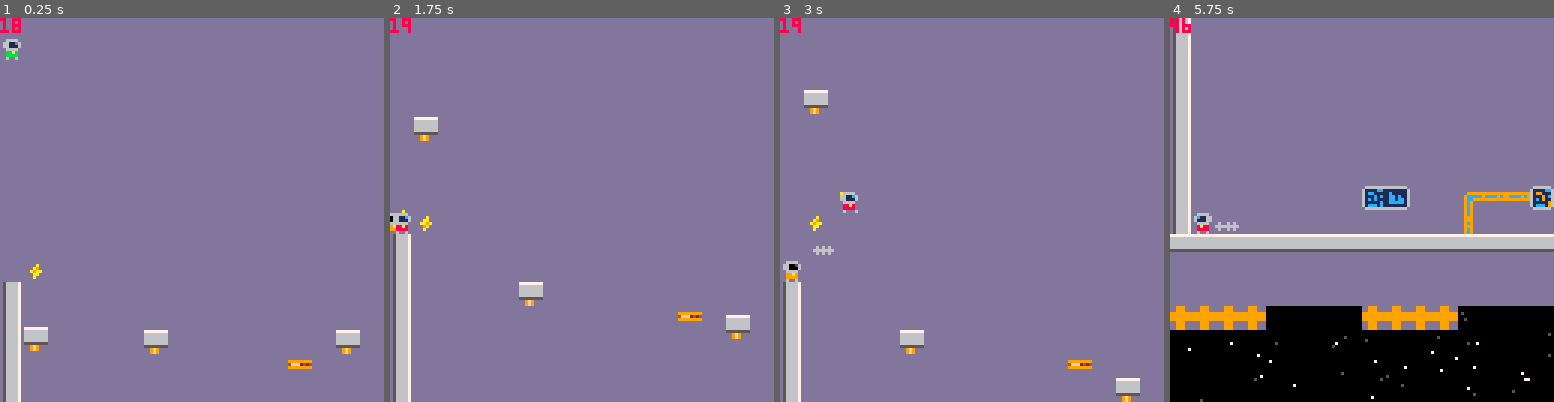
Above: before the commit, frames 1-4 (left to right).
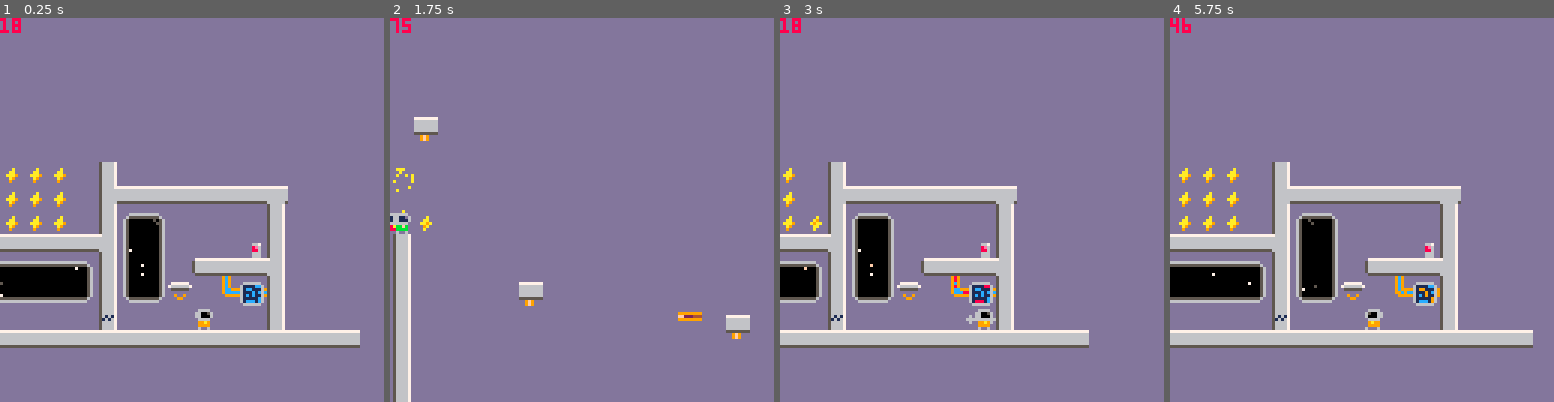
Above: after the commit, the same moments.

Repository: jgradim/gameoff-2020
Game: PICO-8 cartridge moonshot.p8
Same seed, same stepped clock (60 frames per second), same inputs: the game is played once before the commit and once after it.
Inputs:
- Up to frame 1 (0.25 s): no input
- Up to frame 2 (1.75 s): tap X (X key) at 0.33, 1.07 s; tap O (Z key) at 0.7, 1.7 s; hold Right from 1.6 s (still down)
- Up to frame 3 (3 s): tap X (X key) at 1.85, 2.97 s; release Right at 2.1 s; tap O (Z key) at 2.1, 2.5, 2.9 s; hold Up 2.15-2.42 s; hold Right from 2.47 s (still down)
- Up to frame 4 (5.75 s): release Right at 3.03 s; hold Left 3.08-3.58 s; tap O (Z key) every 0.4 s from 3.3 to 5.7 s; hold Down 3.63-3.97 s; hold Right 4.02-4.68 s; tap X (X key) at 4.08, 5.2 s; hold Up 4.73-5.03 s; hold Left 5.08-5.68 s; hold Down from 5.73 s (still down)

The runs differ from the first frame. In frame 1, 19% of the frame differs, in the area x 0-92%, y 5-100%; in frame 2, 0.3%; in frame 3, 17%; in frame 4, 42%, in the area x 0-100%, y 0-100%.

Commit message:
player config overrides, updated spritesheet

Diff:
--- a/moonshot.p8
+++ b/moonshot.p8
@@ -107,9 +107,16 @@
 
  --characters
  playerlikes={
+  init_player(
+   jump,
+   {1,0,12,5,8,9},
+   {x=60*8,y=28*8}
+  ),
   init_player(double_jump),
-  init_player(jump,{1,0,12,5,8,9}),
-  init_player(glide,{8,11,10,15,12,13}),
+  init_player(
+   glide,
+   {8,11,10,15,12,13}
+  ),
  }
 
  --fxs
@@ -180,7 +187,7 @@
  --camera
  camera(
   mid(0,player().x-64,960),
-  mid(0,player().y-64,256)
+  mid(0,player().y-64,128)
  )
 
  foreach(sparks,draw)
@@ -371,9 +378,10 @@
 run_accel=0.55
 jump_accel=2.55
 
-function init_player(⬆️, color_map)
+function init_player(⬆️,color_map,opts)
  if ⬆️ == nil then ⬆️ = glide end
- return {
+
+ local config={
   x=0,
   y=0,
   w=8,
@@ -398,6 +406,12 @@
 
   color_map=color_map,
  }
+
+ for k,v in pairs(opts) do
+  config[k] = v
+ end
+
+ return config
 end
 
 function update_player(p)
@@ -1620,14 +1634,14 @@
 4240404040404040404040404040404040404040404040404040404040404040404040404040404040404040404040404040404040404040404040404040404040404040404040404040404040404040404040404040404040404040404040404040404040404040404040404040404040404040404040404040404040404040
 4240404040404040404040404040404040404040404040404040404040404040404040404040404040404040404040404040404040404040404040404040404040404040404040404040404040404040404040404040404040404040404040404040404040404040404040404040404040404040404040404040404040404040
 4240404040404040404040404040404040404040404040404040404040404040404040404040404040404040404040404040404040404040404040404040404040404040404040404040404040404040404040404040404040404040404040404040404040404040404040404040404040404040404040404040404040404040
-42404040404040404040404040404040404040404040404040406a6969686969696869686869694040404040404040404040404040404040404040404040404040404040404040404040404040404040404040404040404040404040404040404040404040404040404040404040404040404040404040404040404040404040
-424040404040404040404040404040404040404040404040404079404040406240404040404040404040404040404040400d0d0d0d0d0d40424040404040404040404040404040404040404040404040404040404040404040404040404040404040404040404040404040404040404040404040404040404040404040404040
-424040404040404040404040404040404040404040404040404079404040404240404040404040404040404040404040400d0d0d0d0d0d40715050505050506040404040404040404040404040404040404040404040404040404040404040404040404040404040404040404040404040404040404040404040404040404040
-424040404040404040404040404040404040404040404040404078404051606050505050505050505050506041404040400d0d0d0d0d0d40424d4f404040404240404040404040404040404040404040404040404040404040404040404040404040404040404040404040404040404040404040404040404040404040404040
-42404040404040404040404040404040404040404040404040407840404042424040400d0d4d4f0d0d404042404040405150505050505050615d5f4040400e4240404040404040404040404040404040404040404040404040404040404040404040404040404040404040404040404040404040404040404040404040404040
-42404040404040404040404040404040404040404040404040407a6b40404271414040400d6d6f0d4040404240400c404d4e4e4e4e4e4e4f425d5f405150506140404040404040404040404040404040404040404040404040404040404040404040404040404040404040404040404040404040404040404040404040404040
-42404040404040405a4b40406a69695c684c695c6969684c6968697b515061424a5b40404040404040404052404040406d6e6e6e6e6e6e6f426d6f0c405a4b4240404040404040404040404040404040404040404040404040404040404040404040404040404040404040404040404040404040404040404040404040404040
-424040404040404040404040784040404040404040404040404040404040424240400d40400d0d400d0d40404040404040686840406868400f4040404040404240404040404040404040404040404040404040404040404040404040404040404040404040404040404040404040404040404040404040404040404040404040
+4240404040404040404040404040404040404040404040404040404040404040404040404040404040404040404040404040404040404040404040404040404040404040404040404040404040404040404040404040404040404040404040404040404040404040404040404040404040404040404040404040404040404040
+424040404040404040404040404040404040404040404040404040404040406240404040404040404040404040404040400d0d0d0d0d0d40424040404040404040404040404040404040404040404040404040404040404040404040404040404040404040404040404040404040404040404040404040404040404040404040
+424040404040404040404040404040404040404040404040404040404040404240404040404040404040404040404040400d0d0d0d0d0d40715050505050506040404040404040404040404040404040404040404040404040404040404040404040404040404040404040404040404040404040404040404040404040404040
+424040404040404040404040404040404040404040404040404040404051606050505050505050505050506041404040400d0d0d0d0d0d40424d4f404040404240404040404040404040404040404040404040404040404040404040404040404040404040404040404040404040404040404040404040404040404040404040
+42404040404040404040404040404040404040404040404040404040404042424040400d0d4d4f0d0d404042404040405150505050505050615d5f4040400e4240404040404040404040404040404040404040404040404040404040404040404040404040404040404040404040404040404040404040404040404040404040
+4240404040404040404040404040404040404040404040404040404040404271414040400d6d6f0d4040404240400c404d4e4e4e4e4e4e4f425d5f405148506140404040404040404040404040404040404040404040404040404040404040404040404040404040404040404040404040404040404040404040404040404040
+42404040404040405a4b404040404040404040404040404040404040515061424a5b40404040404040404052404040406d6e6e6e6e6e6e6f426d6f0c407b5c4740404040404040404040404040404040404040404040404040404040404040404040404040404040404040404040404040404040404040404040404040404040
+424040404040404040404040404040404040404040404040404040404040424240400d40400d0d400d0d40404040404040404040404040400f4040404040404240404040404040404040404040404040404040404040404040404040404040404040404040404040404040404040404040404040404040404040404040404040
 5050505050505050505050505050505050505050505050505050505050505050505050505050505050505050505050505050505050505050505050505050505050505040404040404040404040404040404040404040404040404040404040404040404040404040404040404040404040404040404040404040404040404040
 4040404040404040404040404040404040404040404040404040404040404040404040404040404040404040404040404040404040404040404040404040404040404040404040404040404040404040404040404040404040404040404040404040404040404040404040404040404040404040404040404040404040404040
 4040404040404040404040404040404040404040404040404040404040404040404040404040404040404040404040404040404040404040404040404040404040404040404040404040404040404040404040404040404040404040404040404040404040404040404040404040404040404040404040404040404040404040
Not shown, changed: 24 lines of the sprite sheet (__gfx__) section of moonshot.p8
Not shown, changed: res/moonshot.aseprite
